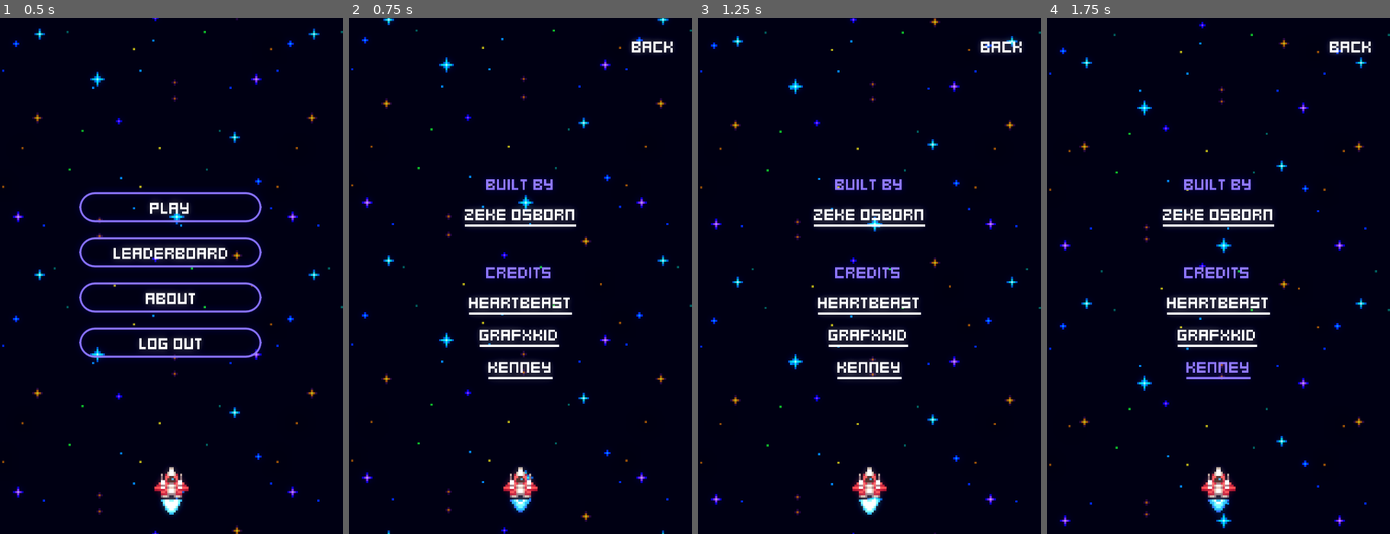
Above: before the commit, frames 1-4 (left to right).
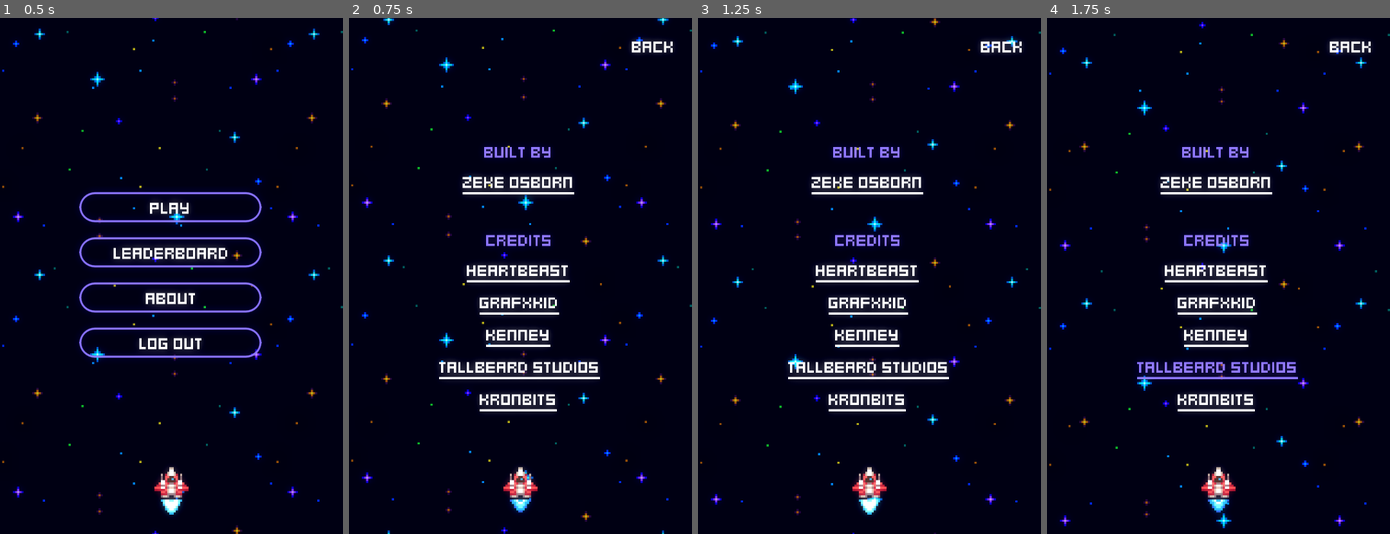
Above: after the commit, the same moments.

Repository: zekeosborn/space-anomaly
Game: Godot game, scene res://scenes/screens/main_menu/main_menu.tscn
Same seed, same stepped clock (60 frames per second), same inputs: the game is played once before the commit and once after it. Sound files missing from this copy of the repository are replaced by a short silence.
Inputs (mouse positions are in pixels of both pictures, inside the frame that each line leads up to):
- Up to frame 1 (0.5 s): no input
- Up to frame 2 (0.75 s): click "About" at 0.5 s
- Up to frame 3 (1.25 s): no input
- Up to frame 4 (1.75 s): click (1218, 368) at 1.25 s, where only the run after the commit has a clickable "Tallbeard Studios"

Frame 1 is identical in both runs. In frame 2, 6.2% of the frame differs, in the area x 26-74%, y 24-77%; in frame 3, 6.2%; in frame 4, 6.2%.

Commit message:
feat(godot/about): update credits list

Diff:
--- a/godot/scenes/screens/about/about.gd
+++ b/godot/scenes/screens/about/about.gd
@@ -5,11 +5,15 @@
 @onready var heartbeast_button: Button = %HeartbeastButton
 @onready var grafxkid_button: Button = %GrafxkidButton
 @onready var kenney_button: Button = %KenneyButton
+@onready var tallbeard_studios_button: Button = %TallbeardStudiosButton
+@onready var kronbits_button: Button = %KronbitsButton
 
 var zekeosborn_link: String = "https://x.com/zekeosborn"
-var heartbeast_link: String = "https://www.heartgamedev.com/"
-var grafxkid_link: String = "https://grafxkid.itch.io/"
-var kenney_link: String = "https://www.kenney.nl/"
+var heartbeast_link: String = "https://heartgamedev.com"
+var grafxkid_link: String = "https://grafxkid.itch.io"
+var kenney_link: String = "https://kenney.nl"
+var tallbeard_studios_link: String = "https://tallbeard.itch.io"
+var kronbits_link: String = "https://kronbits.itch.io"
 
 
 func _ready() -> void:
@@ -18,6 +22,8 @@
 	heartbeast_button.pressed.connect(OS.shell_open.bind(heartbeast_link))
 	grafxkid_button.pressed.connect(OS.shell_open.bind(grafxkid_link))
 	kenney_button.pressed.connect(OS.shell_open.bind(kenney_link))
+	tallbeard_studios_button.pressed.connect(OS.shell_open.bind(tallbeard_studios_link))
+	kronbits_button.pressed.connect(OS.shell_open.bind(kronbits_link))
 
 
 func _on_back_button_pressed() -> void:
--- a/godot/scenes/screens/about/about.tscn
+++ b/godot/scenes/screens/about/about.tscn
@@ -113,6 +113,20 @@
 theme = ExtResource("6_o4sl1")
 text = "Kenney"
 
+[node name="TallbeardStudiosButton" type="Button" parent="CenterContainer/VBoxContainer/CreditsContainer"]
+unique_name_in_owner = true
+layout_mode = 2
+size_flags_horizontal = 4
+theme = ExtResource("6_o4sl1")
+text = "Tallbeard Studios"
+
+[node name="KronbitsButton" type="Button" parent="CenterContainer/VBoxContainer/CreditsContainer"]
+unique_name_in_owner = true
+layout_mode = 2
+size_flags_horizontal = 4
+theme = ExtResource("6_o4sl1")
+text = "KronBits"
+
 [node name="Ship" parent="." instance=ExtResource("7_gfiyi")]
 position = Vector2(80, 216)
 disable_control = true
